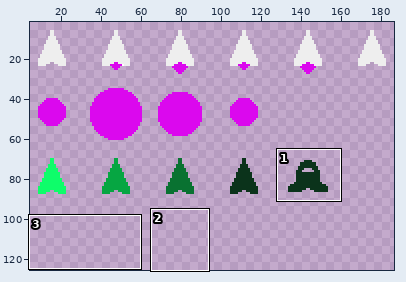
A sprite sheet gets an edit: assets/sprites/spaceship.png. The picture above shows the old version from afar; the outline marks the close-up.
Close-up. Before the commit:
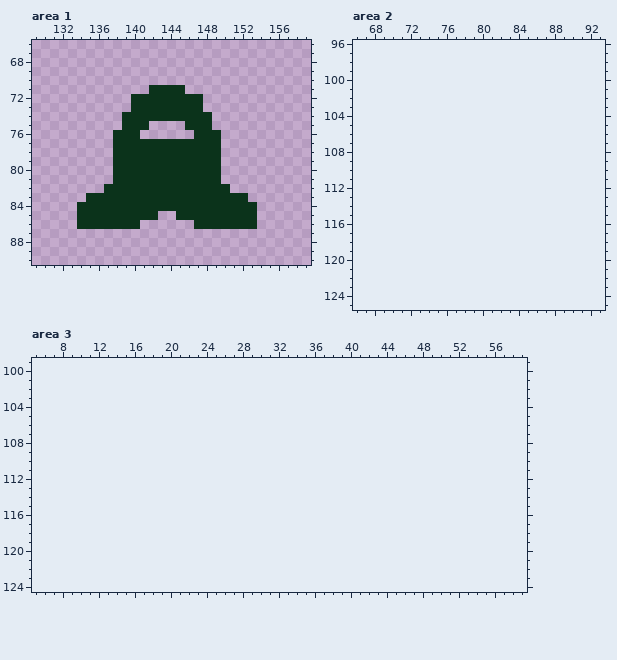
The file is 192x96 pixels. Shown: area 1: x 129..159, y 66..90; area 2: x 66..93, y 96..125; area 3: x 5..59, y 99..124. The old version is drawn lined up with the new one, on the new canvas. The wide view leaves out empty margins.
The result:
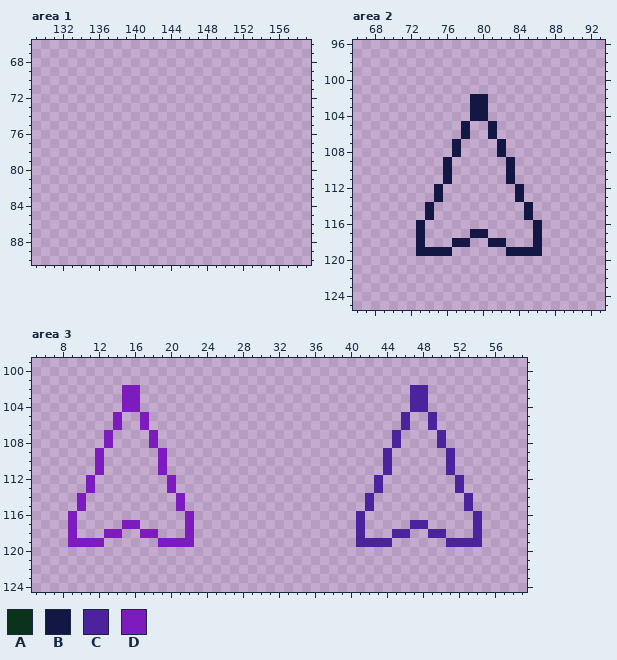
Palette (. is transparent): A #0b331b  B #121743  C #4d229d  D #7e1bbf
The edit:
canvas 192x96 -> 192x128
--- area 1
@@ x 129..159 @@
 70 ...............................
-71 .............AAAA..............
-72 ...........AAAAAAAA............
-73 ...........AAAAAAAA............
-74 ..........AAAAAAAAAA...........
-75 ..........AAA....AAA...........
-76 .........AAA......AAA..........
-77 .........AAAAAAAAAAAA..........
-78 .........AAAAAAAAAAAA..........
-79 .........AAAAAAAAAAAA..........
-80 .........AAAAAAAAAAAA..........
-81 .........AAAAAAAAAAAA..........
-82 ........AAAAAAAAAAAAAA.........
-83 ......AAAAAAAAAAAAAAAAAA.......
-84 .....AAAAAAAAAAAAAAAAAAAA......
-85 .....AAAAAAAAA..AAAAAAAAA......
-86 .....AAAAAAA......AAAAAAA......
+71 ...............................
+72 ...............................
+73 ...............................
+74 ...............................
+75 ...............................
+76 ...............................
+77 ...............................
+78 ...............................
+79 ...............................
+80 ...............................
+81 ...............................
+82 ...............................
+83 ...............................
+84 ...............................
+85 ...............................
+86 ...............................
 87 ...............................
--- area 2
@@ x 71..88 @@
 101 ..................
-102 ..................
-103 ..................
-104 ..................
-105 ..................
-106 ..................
-107 ..................
-108 ..................
-109 ..................
-110 ..................
-111 ..................
-112 ..................
-113 ..................
-114 ..................
-115 ..................
-116 ..................
-117 ..................
-118 ..................
-119 ..................
+102 ........BB........
+103 ........BB........
+104 ........BB........
+105 .......B..B.......
+106 .......B..B.......
+107 ......B....B......
+108 ......B....B......
+109 .....B......B.....
+110 .....B......B.....
+111 .....B......B.....
+112 ....B........B....
+113 ....B........B....
+114 ...B..........B...
+115 ...B..........B...
+116 ..B............B..
+117 ..B.....BB.....B..
+118 ..B...BB..BB...B..
+119 ..BBBB......BBBB..
 120 ..................
--- area 3
@@ x 5..59 @@
 101 .......................................................
-102 .......................................................
-103 .......................................................
-104 .......................................................
-105 .......................................................
-106 .......................................................
-107 .......................................................
-108 .......................................................
-109 .......................................................
-110 .......................................................
-111 .......................................................
-112 .......................................................
-113 .......................................................
-114 .......................................................
-115 .......................................................
-116 .......................................................
-117 .......................................................
-118 .......................................................
-119 .......................................................
+102 ..........DD..............................CC...........
+103 ..........DD..............................CC...........
+104 ..........DD..............................CC...........
+105 .........D..D............................C..C..........
+106 .........D..D............................C..C..........
+107 ........D....D..........................C....C.........
+108 ........D....D..........................C....C.........
+109 .......D......D........................C......C........
+110 .......D......D........................C......C........
+111 .......D......D........................C......C........
+112 ......D........D......................C........C.......
+113 ......D........D......................C........C.......
+114 .....D..........D....................C..........C......
+115 .....D..........D....................C..........C......
+116 ....D............D..................C............C.....
+117 ....D.....DD.....D..................C.....CC.....C.....
+118 ....D...DD..DD...D..................C...CC..CC...C.....
+119 ....DDDD......DDDD..................CCCC......CCCC.....
 120 .......................................................
Where, in picture pixels (left, top, right, bottom), the same in both close-ups:
erased: (77, 85, 257, 229)
added: (416, 94, 542, 256)
added: (68, 385, 194, 547)
added: (356, 385, 482, 547)
